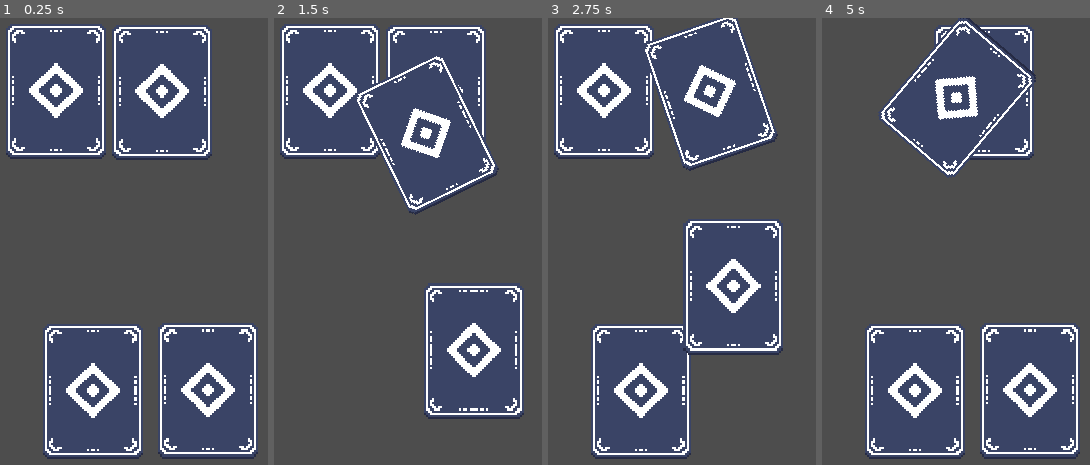
Above: before the commit, frames 1-4 (left to right).
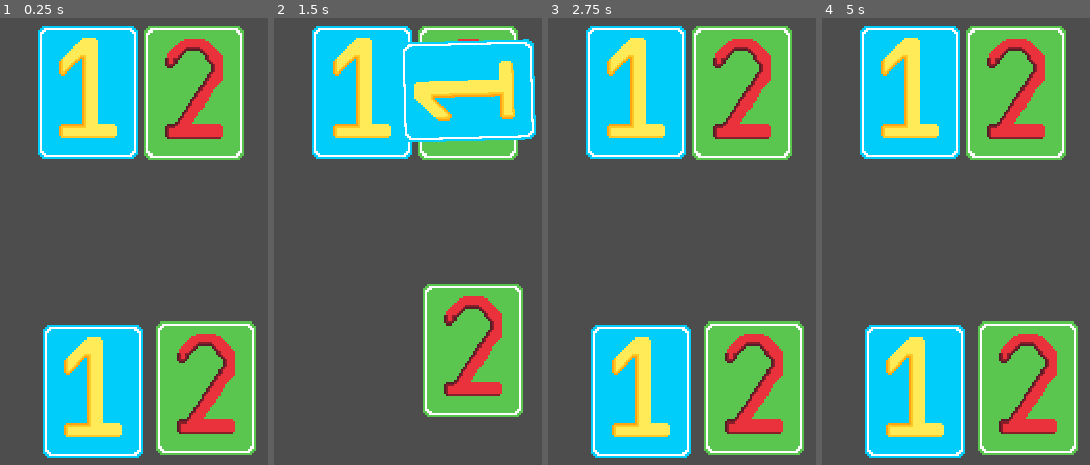
Above: after the commit, the same moments.

Repository: Hex-4/chop-chop-game-thing
Game: Godot game, scene res://dragging.tscn
The game is run twice, just before and just after one commit, with the same random seed, the same clock (stepped at 60 frames per second) and the same inputs.
Inputs (mouse positions are in pixels of both pictures, inside the frame that each line leads up to):
- Up to frame 1 (0.25 s): no input
- Up to frame 2 (1.5 s): tap Enter at 0.5 s; drag from (367, 393) to (437, 93) at 0.52 s; drag from (483, 389) to (426, 134) at 1.27 s
- Up to frame 3 (2.75 s): move the mouse to (711, 93) at 2.02 s; click (711, 93) at 2.17 s
- Up to frame 4 (5 s): drag from (878, 89) to (1006, 286) at 2.77 s; move the mouse to (outside the picture) at 3.52 s; click (outside the picture) at 3.67 s; tap Space at 4.25 s; drag from (outside the picture) to (985, 93) at 4.27 s

The runs differ from the first frame. In frame 1, 49% of the frame differs, in the area x 2-97%, y 1-99%; in frame 2, 42%; in frame 3, 58%, in the area x 2-96%, y 0-99%; in frame 4, 45%.

Commit message:
a lot of stuff

Diff:
--- a/card.gd
+++ b/card.gd
@@ -1,4 +1,5 @@
 extends Area2D
+
 
 
 
@@ -16,7 +17,15 @@
 var prev_pos
 var prev_can_drag = false
 
+@export var team = 0
+
 @onready var sprite = $Testcard
+
+@export var number = 1
+
+func _ready():
+	sprite.animation = str(number)
+
 
 func _process(delta):
 	#print("canDrag: " + str(canDrag))
@@ -36,7 +45,6 @@
 			if len(cards_that_are_not_being_dragged) == len(get_tree().get_nodes_in_group("card")):
 				if canDrag == false:
 					prev_pos = position
-				print(prev_pos)
 				canDrag = true
 				z_index = 1000
 		else:
@@ -44,27 +52,35 @@
 			canDrag = false
 			#var tween = get_tree().create_tween()
 			#tween.tween_property(self, "position", prev_pos, 0.2).set_trans(Tween.TRANS_CUBIC).set_ease(Tween.EASE_OUT)
-		get_viewport().set_input_as_handled()
+
 func released():
 	overlaps = get_overlapping_areas()
 	if overlaps:
-		z_index = overlaps[0].z_index + 1
-		rotation_degrees = 0
-		var target_pos = Vector2(overlaps[0].position.x,overlaps[0].position.y - 3)
-		var tween = get_tree().create_tween()
-		tween.tween_property(self, "rotation_degrees", 360, 0.8).set_trans(Tween.TRANS_CUBIC).set_ease(Tween.EASE_OUT)
-		tween.tween_interval(0.1)
-		tween.tween_property(self, "position", prev_pos, 0.3).set_trans(Tween.TRANS_CUBIC).set_ease(Tween.EASE_OUT)
+		if overlaps[0].team != team:
+			z_index = overlaps[0].z_index + 1
+			rotation_degrees = 0
+			var target_pos = Vector2(overlaps[0].position.x,overlaps[0].position.y - 3)
+			var tween = get_tree().create_tween()
+			tween.tween_property(self, "position", target_pos, 0.2).set_trans(Tween.TRANS_CUBIC).set_ease(Tween.EASE_OUT)
+			tween.tween_interval(0.1)
+			tween.tween_property(self, "rotation_degrees", 360, 0.5).set_trans(Tween.TRANS_CUBIC).set_ease(Tween.EASE_OUT)
+			tween.tween_interval(0.1)
+			tween.tween_callback(do_da_math.bind(self).bind(overlaps[0]))
+
+			tween.tween_property(self, "position", prev_pos, 0.4).set_trans(Tween.TRANS_CUBIC).set_ease(Tween.EASE_OUT)
+		else:
+			var tween = get_tree().create_tween()
+			tween.tween_property(self, "position", prev_pos, 0.2).set_trans(Tween.TRANS_CUBIC).set_ease(Tween.EASE_OUT)
 	else:
 		var tween = get_tree().create_tween()
-		tween.tween_property(self, "position", prev_pos, 0.3).set_trans(Tween.TRANS_CUBIC).set_ease(Tween.EASE_OUT)
+		tween.tween_property(self, "position", prev_pos, 0.2).set_trans(Tween.TRANS_CUBIC).set_ease(Tween.EASE_OUT)
 
 
 func _on_mouse_entered():
 	if (not canDrag) and len(get_overlapping_areas()) == 0 :
 		#var tween = get_tree().create_tween()
 		#tween.tween_property(self, "position", Vector2(position.x, position.y - 5), 0.2).set_trans(Tween.TRANS_CUBIC).set_ease(Tween.EASE_OUT)
-		sprite.play("hover")
+		sprite.play(sprite.animation)
 
 
 
@@ -72,4 +88,10 @@
 	if not canDrag:
 		#var tween = get_tree().create_tween()
 		#tween.tween_property(self, "position", Vector2(position.x, position.y + 5), 0.2).set_trans(Tween.TRANS_CUBIC).set_ease(Tween.EASE_IN)
-		sprite.play_backwards("hover")
+		sprite.play_backwards(sprite.animation)
+
+func do_da_math(card1, card2):
+	var num1: int = card1.sprite.animation.to_int()
+	var num2: int = card2.sprite.animation.to_int()
+	print(num1 + num2)
+	card2.sprite.animation = str(num1 + num2)
--- a/card.tscn
+++ b/card.tscn
@@ -1,45 +1,7 @@
-[gd_scene load_steps=9 format=3 uid="uid://dp6q3og2yem0d"]
+[gd_scene load_steps=4 format=3 uid="uid://dp6q3og2yem0d"]
 
 [ext_resource type="Script" path="res://card.gd" id="1_16wck"]
-[ext_resource type="Texture2D" uid="uid://cfmf2h0ga1lcn" path="res://testcard.png" id="2_3ork6"]
-[ext_resource type="Texture2D" uid="uid://bx0i4t0h2sqw0" path="res://testcard-Sheet.png" id="3_cwnb0"]
-
-[sub_resource type="AtlasTexture" id="AtlasTexture_igb7m"]
-atlas = ExtResource("3_cwnb0")
-region = Rect2(0, 0, 144, 195)
-
-[sub_resource type="AtlasTexture" id="AtlasTexture_o67tj"]
-atlas = ExtResource("3_cwnb0")
-region = Rect2(144, 0, 144, 195)
-
-[sub_resource type="AtlasTexture" id="AtlasTexture_arcm7"]
-atlas = ExtResource("3_cwnb0")
-region = Rect2(288, 0, 144, 195)
-
-[sub_resource type="SpriteFrames" id="SpriteFrames_cgnrc"]
-animations = [{
-"frames": [{
-"duration": 1.0,
-"texture": ExtResource("2_3ork6")
-}],
-"loop": true,
-"name": &"default",
-"speed": 5.0
-}, {
-"frames": [{
-"duration": 1.0,
-"texture": SubResource("AtlasTexture_igb7m")
-}, {
-"duration": 1.0,
-"texture": SubResource("AtlasTexture_o67tj")
-}, {
-"duration": 1.0,
-"texture": SubResource("AtlasTexture_arcm7")
-}],
-"loop": false,
-"name": &"hover",
-"speed": 16.0
-}]
+[ext_resource type="SpriteFrames" uid="uid://elxgn65up1kb" path="res://cards.tres" id="2_bx0sr"]
 
 [sub_resource type="RectangleShape2D" id="RectangleShape2D_1ulb5"]
 size = Vector2(116, 162)
@@ -50,8 +12,8 @@
 metadata/_edit_group_ = true
 
 [node name="Testcard" type="AnimatedSprite2D" parent="."]
-sprite_frames = SubResource("SpriteFrames_cgnrc")
-animation = &"hover"
+sprite_frames = ExtResource("2_bx0sr")
+animation = &"2"
 
 [node name="CollisionShape2D" type="CollisionShape2D" parent="."]
 shape = SubResource("RectangleShape2D_1ulb5")
--- /dev/null
+++ b/cards.tres
@@ -0,0 +1,55 @@
+[gd_resource type="SpriteFrames" load_steps=7 format=3 uid="uid://elxgn65up1kb"]
+
+[ext_resource type="Texture2D" uid="uid://7w65hf587fim" path="res://cards/card1-3x.png" id="1_3avh7"]
+[ext_resource type="Texture2D" uid="uid://bt3fkcigdwe2h" path="res://cards/card2-3x.png" id="2_r7b3k"]
+[ext_resource type="Texture2D" uid="uid://bx0i4t0h2sqw0" path="res://testcard-Sheet.png" id="2_tk7ut"]
+
+[sub_resource type="AtlasTexture" id="AtlasTexture_igb7m"]
+atlas = ExtResource("2_tk7ut")
+region = Rect2(0, 0, 144, 195)
+
+[sub_resource type="AtlasTexture" id="AtlasTexture_o67tj"]
+atlas = ExtResource("2_tk7ut")
+region = Rect2(144, 0, 144, 195)
+
+[sub_resource type="AtlasTexture" id="AtlasTexture_arcm7"]
+atlas = ExtResource("2_tk7ut")
+region = Rect2(288, 0, 144, 195)
+
+[resource]
+animations = [{
+"frames": [{
+"duration": 1.0,
+"texture": ExtResource("1_3avh7")
+}],
+"loop": true,
+"name": &"1",
+"speed": 5.0
+}, {
+"frames": [{
+"duration": 1.0,
+"texture": ExtResource("2_r7b3k")
+}],
+"loop": true,
+"name": &"2",
+"speed": 5.0
+}, {
+"frames": [],
+"loop": true,
+"name": &"3",
+"speed": 5.0
+}, {
+"frames": [{
+"duration": 1.0,
+"texture": SubResource("AtlasTexture_igb7m")
+}, {
+"duration": 1.0,
+"texture": SubResource("AtlasTexture_o67tj")
+}, {
+"duration": 1.0,
+"texture": SubResource("AtlasTexture_arcm7")
+}],
+"loop": false,
+"name": &"blank",
+"speed": 16.0
+}]
--- a/dragging.tscn
+++ b/dragging.tscn
@@ -6,14 +6,18 @@
 [node name="Node2D" type="Node2D"]
 script = ExtResource("1_loax4")
 
-[node name="Card" parent="." instance=ExtResource("2_vdxtg")]
+[node name="top 1" parent="." instance=ExtResource("2_vdxtg")]
+position = Vector2(514, 107)
+team = 1
+
+[node name="top 2" parent="." instance=ExtResource("2_vdxtg")]
+position = Vector2(667, 108)
+team = 1
+number = 2
+
+[node name="bottom 1" parent="." instance=ExtResource("2_vdxtg")]
 position = Vector2(521, 538)
 
-[node name="Card2" parent="." instance=ExtResource("2_vdxtg")]
-position = Vector2(687, 537)
-
-[node name="Card3" parent="." instance=ExtResource("2_vdxtg")]
-position = Vector2(621, 107)
-
-[node name="Card4" parent="." instance=ExtResource("2_vdxtg")]
-position = Vector2(468, 106)
+[node name="bottom 2" parent="." instance=ExtResource("2_vdxtg")]
+position = Vector2(684, 533)
+number = 2
--- a/project.godot
+++ b/project.godot
@@ -12,7 +12,7 @@
 
 config/name="chop chop game thing"
 run/main_scene="res://dragging.tscn"
-config/features=PackedStringArray("4.2", "GL Compatibility")
+config/features=PackedStringArray("4.3", "GL Compatibility")
 config/icon="res://icon.svg"
 
 [display]
Binary file added: cards/card0.png
Not shown, added: cards/card0.png.import
Binary file added: cards/card1-3x.png
Not shown, added: cards/card1-3x.png.import
Binary file added: cards/card1.png
Not shown, added: cards/card1.png.import
Binary file added: cards/card2-3x.png
Not shown, added: cards/card2-3x.png.import
Binary file added: cards/card2.png
Not shown, added: cards/card2.png.import
Not shown, changed: export_presets.cfg
Binary file changed: testcard.aseprite
